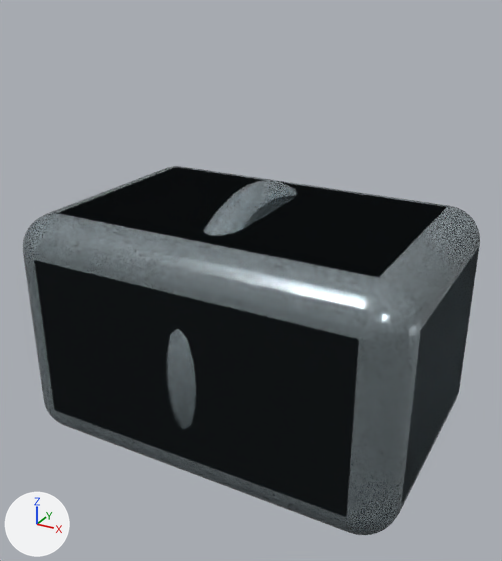
A saved change to the glTF model android/app/src/main/assets/models/vehicle_technical_atlases/remaining_systems/remaining_systems_13/remaining_systems_13.glb.
The view is the same before and after, from a 50 mm camera at (0.957, -1.762, 1.017) aimed at (-0.014, 0.004, 0.134). Every picture has the same lights, and +X, +Y and +Z are marked at lower left. The first picture is the older version. Where no turn or scale is listed for an object, it has been applied to the vertices.

In view in the first picture: 'asset_mesh__remaining_systems_1286__reference_body', 'asset_mesh__remaining_systems_1304__functional_ring' and 1 more.
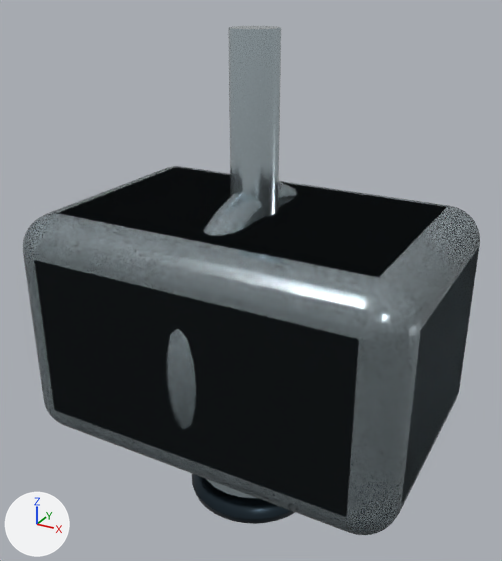
Boxes (x1, y1, x2, y2) around the edits, measured in the pictures (502 x 561 px):
'asset_mesh__remaining_systems_1276__piston_rod', added (pale blue): after (228, 26, 281, 217)
'asset_mesh__remaining_systems_1276__lower_eye', added: after (192, 474, 295, 524)
'asset_mesh__remaining_systems_1276__damper_body', added (mostly hidden): after (206, 479, 256, 498)

The change, as a diff of the scene's bpy script:
```diff
--- a/android/app/src/main/assets/models/vehicle_technical_atlases/remaining_systems/remaining_systems_13/remaining_systems_13.glb.py
+++ b/android/app/src/main/assets/models/vehicle_technical_atlases/remaining_systems/remaining_systems_13/remaining_systems_13.glb.py
@@ me_mesh_6_1 @@
+me_mesh_6_1.from_pydata(...)  # 481 vertices, 864 faces; spans x -0.223..0.223, y -0.223..0.223, z -0.048..0.048
+me_mesh_6_1.materials.append(mat_g4ed_dark_steel)  # dark blue #35434d
@@ me_mesh_5_1 @@
+me_mesh_5_1.from_pydata(...)  # 40 vertices, 72 faces; spans x -0.07..0.07, y -0.072..0.072, z -0.616..0.616
+me_mesh_5_1.materials.append(mat_g4ed_machined_surface)  # pale blue #d5e5ec
@@ me_mesh_4_1 @@
+me_mesh_4_1.from_pydata(...)  # 52 vertices, 96 faces; spans x -0.191..0.191, y -0.191..0.191, z -0.417..0.417
+me_mesh_4_1.materials.append(mat_g4ed_machined_surface)  # pale blue #d5e5ec
@@ ob_asset_mesh__remaining_systems_1276__lower_eye @@
+ob_asset_mesh__remaining_systems_1276__lower_eye = bpy.data.objects.new('asset_mesh__remaining_systems_1276__lower_eye', me_mesh_6_1)
+ob_asset_mesh__remaining_systems_1276__lower_eye.location = (0.0, 0.0, -0.62)
@@ ob_asset_mesh__remaining_systems_1276__piston_rod @@
+ob_asset_mesh__remaining_systems_1276__piston_rod = bpy.data.objects.new('asset_mesh__remaining_systems_1276__piston_rod', me_mesh_5_1)
+ob_asset_mesh__remaining_systems_1276__piston_rod.location = (0.0, 0.0, 0.27)
@@ ob_asset_mesh__remaining_systems_1276__damper_body @@
+ob_asset_mesh__remaining_systems_1276__damper_body = bpy.data.objects.new('asset_mesh__remaining_systems_1276__damper_body', me_mesh_4_1)
+ob_asset_mesh__remaining_systems_1276__damper_body.location = (0.0, 0.0, -0.143)
```
